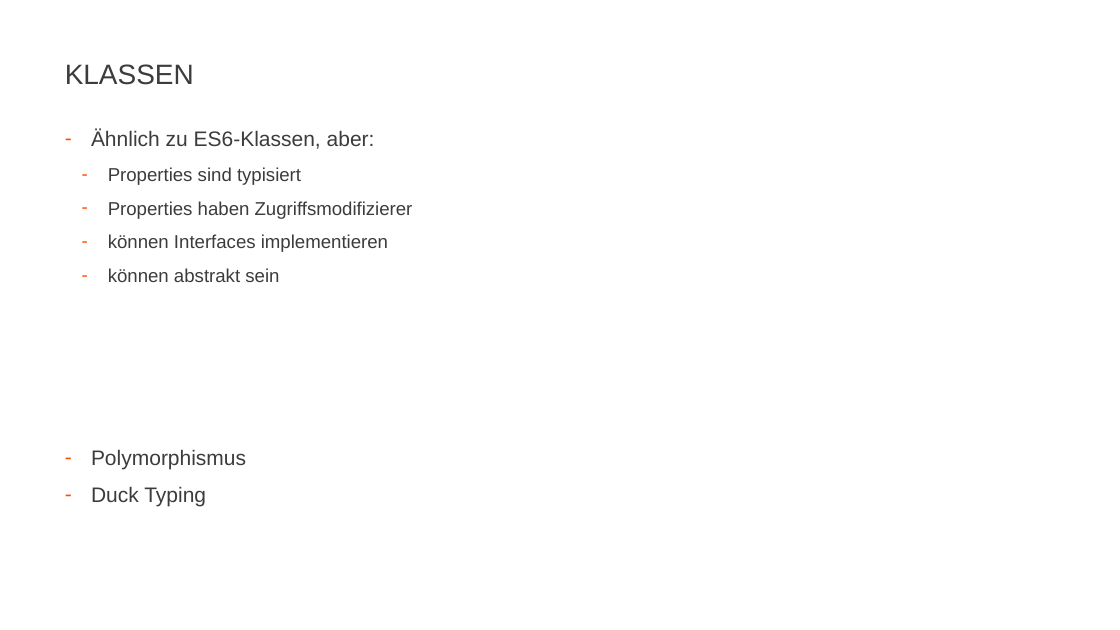
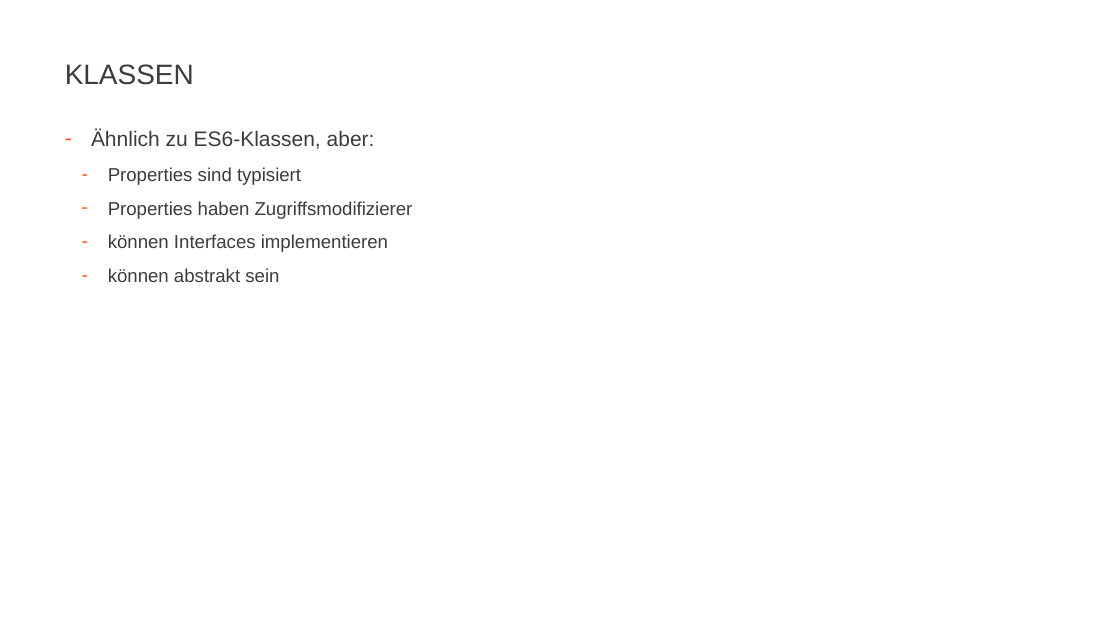
Before and after one commit to JohannesFeige/typescriptTrainingGrundlagen, a slide deck: slide 30 of TypeScriptBasics.pptx. Drawn at 1120x630 pixels with LibreOffice and Linux fonts; fonts in the diff are those of the drawing; background and template pictures are left out. Boxes give left, top, right and bottom in pixels: in the first picture for what was removed or moved away, otherwise in the second. Text is boxed around its words. In the diff, an @@ line names an element or a change of style, - is before the commit and + after.

```diff
--- a/TypeScriptBasics.pptx
+++ b/TypeScriptBasics.pptx
@@ text at <box>91,449,246,506</box>: paragraphs removed @@
-– Polymorphismus
-– Duck Typing
```
Also in this commit, not shown: 3 slides added, 9 other files.
